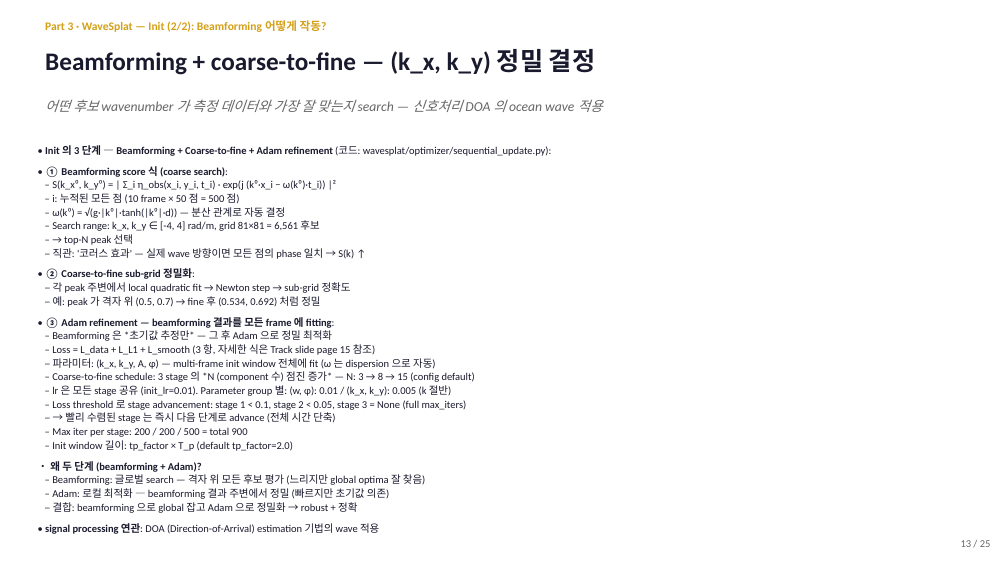
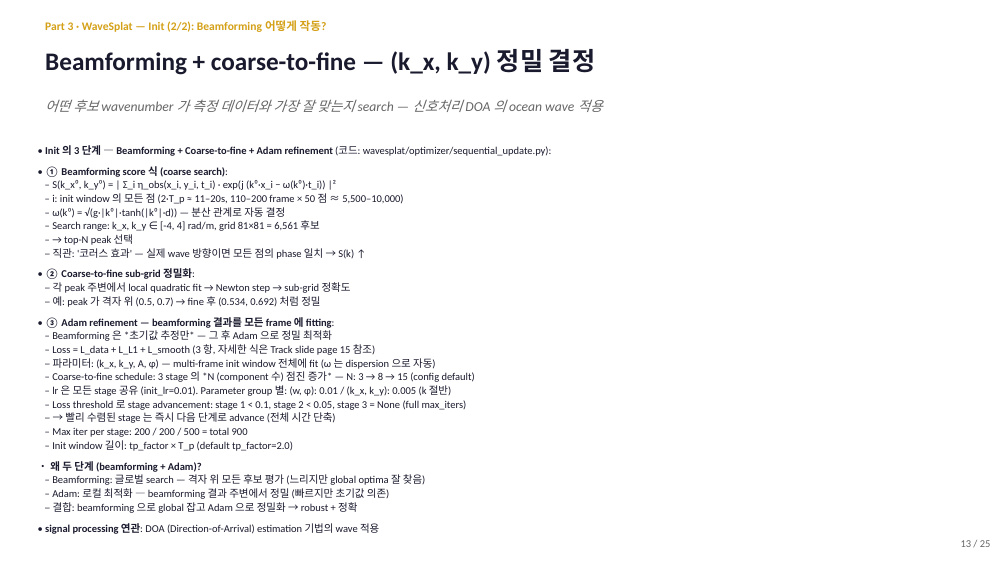
Before and after one commit to SAEYONGPARK94/wavesplat, a slide deck: slide 13 of wavesplat/docs/labmeeting_2026_05_13.pptx. Drawn at 1008x567 pixels with LibreOffice and Linux fonts; fonts in the diff are those of the drawing. Boxes give left, top, right and bottom in pixels: in the first picture for what was removed or moved away, otherwise in the second. Text is boxed around its words. In the diff, an @@ line names an element or a change of style, - is before the commit and + after.

```diff
--- a/wavesplat/docs/labmeeting_2026_05_13.pptx
+++ b/wavesplat/docs/labmeeting_2026_05_13.pptx
@@ text at bbox=[52, 193, 403, 204]: text changed @@
-– i: 누적된 모든 점 (10 frame × 50 점 = 500 점)
+– i: init window 의 모든 점 (2·T_p ≈ 11–20s, 110–200 frame × 50 점 ≈ 5,500–10,000)
```
Also in this commit, not shown: 4 other slides changed, 2 other files.
